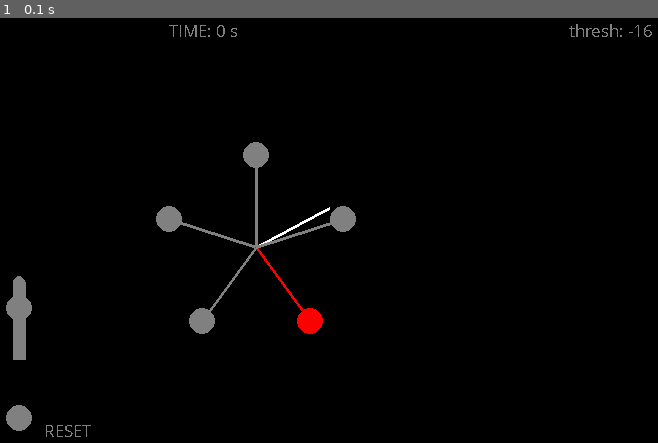
Above: before the commit, frame 1.
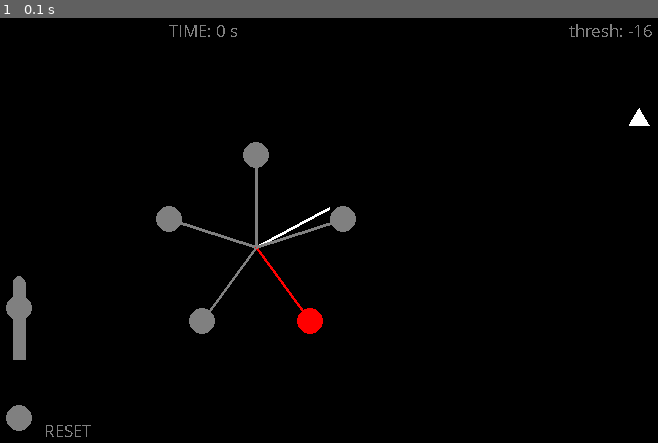
Above: after the commit, the same moment.

Repository: Alexanderallenbrown/deathstar_simulator
Game: pygame game, started from source/deathstargame_pygame_threads.py
The game is run twice, just before and just after one commit, with the same random seed, the same clock (stepped at 60 frames per second) and the same inputs. The source is Python 2; it was converted automatically to run under Python 3.
Inputs:
- Up to frame 1 (0.1 s): no input

The runs differ from the first frame. In frame 1, less than 0.1% of the frame differs, in the area x 95-99%, y 21-26%.

Commit message:
Update deathstargame_pygame_threads.py

Diff:
--- a/source/deathstargame_pygame_threads.py
+++ b/source/deathstargame_pygame_threads.py
@@ -7,7 +7,6 @@
 import time
 import thread
 
-#hi. this is a comment.
 
 capture = cv2.VideoCapture(0)
 laserlocx,laserlocy = array([0]),array([0])
@@ -46,7 +45,7 @@
 
                 #pygame.draw.circle(app._display_surf, green, (int(shotx),int(shoty)), app.plateradius, 5)
                 #the star has a built-in hit checker. def checkHit(xp, yp,spread,height=500,width=500):
-                app.lastshottime,targhit,j1,j2 = app.star.checkHit_delayed(shotxs,shotys,2,app.t1buf[0],app.t2buf[0],app.height,app.width)
+                app.lastshottime,targhit,j1,j2 = app.star.checkHit_delayed(shotxs,shotys,1,app.t1buf[0],app.t2buf[0],app.height,app.width)
                 #print app.lastshottime,targhit
                 if ((meanx*app.scalex-app.resetx)**2+(meany*app.scaley-app.resety)**2)<=app.plateradius**2:
                     app.star.reset(t2=0.5)
@@ -267,7 +266,11 @@
             pygame.draw.circle(self._display_surf, grey, (self.actx,self.acty), self.actplateradius, 0)
             pygame.draw.rect(self._display_surf, grey, (self.actx-int(self.actplateradius/2),self.acty-2*self.actplateradius,self.actplateradius,self.actplateradius*6.0), 0)
             pygame.draw.circle(self._display_surf, grey, (self.actx,self.acty-2*self.actplateradius), int(self.actplateradius/2.), 0)
-        #pygame.draw.rect(self._display_surf, grey, (self.actx-self.actplateradius*.4,self.acty,self.actplateradius,self.actplateradius*3.0), 0)
+            p1=(self.width-self.actx,self.height-self.acty)
+            L=20
+            p2=(p1[0]-L*sin(pi/6.), p1[1]+L*cos(pi/6.))
+            p3=(p1[0]+L*sin(pi/6.),p1[1]+L*cos(pi/6.))
+            pygame.draw.polygon(self._display_surf,white,[p1,p2,p3])       #pygame.draw.rect(self._display_surf, grey, (self.actx-self.actplateradius*.4,self.acty,self.actplateradius,self.actplateradius*3.0), 0)
         #pygame.draw.rect(self._display_surf, grey, (self.actx-self.actplateradius*.4,self.acty-self.actplateradius,self.actplateradius*1.5,self.actplateradius*3.0), 0)
         #pygame.draw.circle(self._display_surf, grey, (self.actx,self.acty-self.actplateradius), int(self.actplateradius/2.0), 0)
 
